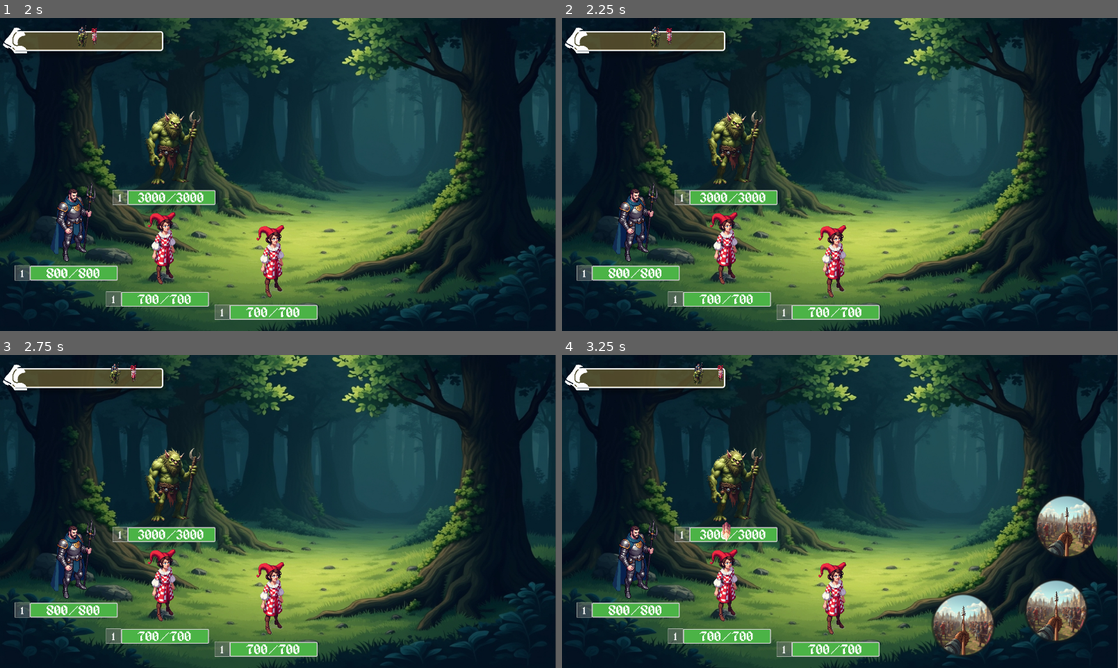
Above: before the commit, frames 1-4 (two rows, left to right).
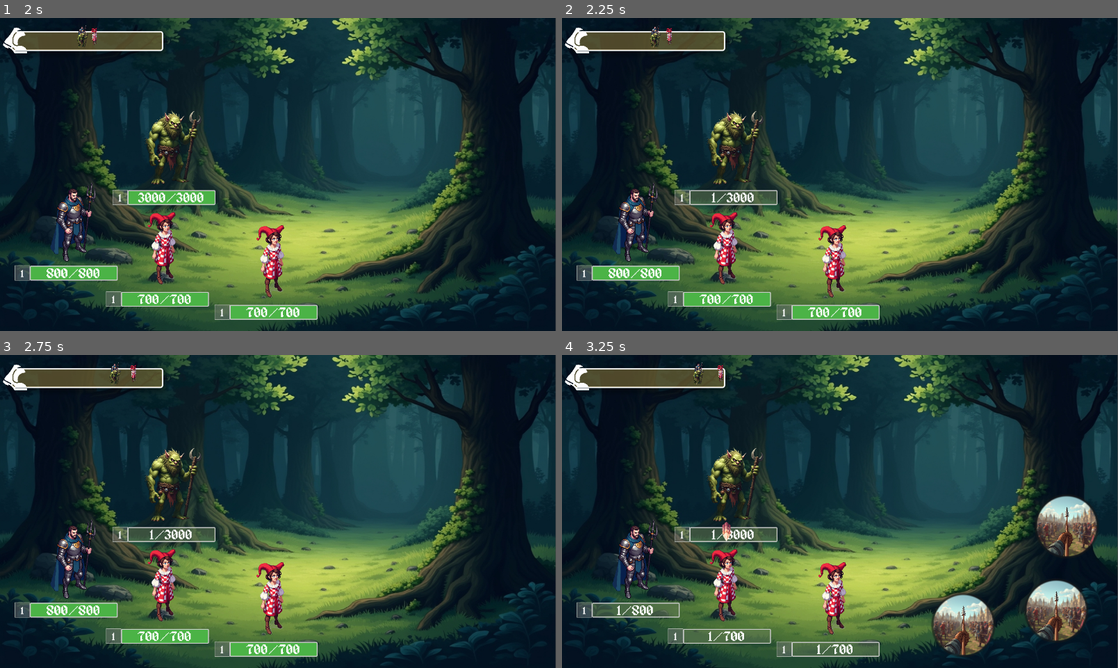
Above: after the commit, the same moments.

Repository: Pensho/Champ_Collector_2
Game: Godot game, scene res://Scenes/main.tscn
The game is run twice, just before and just after one commit, with the same random seed, the same clock (stepped at 60 frames per second) and the same inputs.
Inputs (mouse positions are in pixels of both pictures, inside the frame that each line leads up to):
- Up to frame 1 (2 s): click "Start Game" at 0.5 s; click (72, 221) at 1.27 s
- Up to frame 2 (2.25 s): tap Enter at 2 s; hold M from 2.03 s (still down)
- Up to frame 3 (2.75 s): keep holding M
- Up to frame 4 (3.25 s): release M at 2.78 s; hold A from 2.78 s (still down); tap M at 2.85 s

Frame 1 is identical in both runs. In frame 2, 0.6% of the frame differs, in the area x 23-39%, y 55-60%; in frame 3, 0.6%; in frame 4, 2.5%, in the area x 5-57%, y 55-97%.

Commit message:
Added battle over transition #20
Added new Battle over loss backgrounds.
Created a transition to move to a battle over scene.
Added cheats to the battle scene.

Diff:
--- a/Scenes/Context_Scenes/Context_Battle_Scene.tscn
+++ /dev/null
@@ -1,6 +0,0 @@
-[gd_scene load_steps=2 format=3 uid="uid://cpynxe7835lvp"]
-
-[ext_resource type="Script" uid="uid://c4yuwnarkyd4n" path="res://Scripts/Worldview/Context_Container.gd" id="1_j26rl"]
-
-[node name="ContextBattleScene" type="Node2D"]
-script = ExtResource("1_j26rl")
--- a/Scenes/Context_Scenes/Context_Menu_Scene.tscn
+++ /dev/null
@@ -1,3 +0,0 @@
-[gd_scene format=3 uid="uid://h63dr600behv"]
-
-[node name="ContextMenuScene" type="Node2D"]
--- a/Scenes/ui/Battle_Over.tscn
+++ b/Scenes/ui/Battle_Over.tscn
@@ -11,8 +11,8 @@
 offset_bottom = 720.0
 script = ExtResource("1_admv5")
 
-[node name="TextureRect" type="TextureRect" parent="."]
-layout_mode = 0
+[node name="TextureRect_Background" type="TextureRect" parent="."]
+layout_mode = 2
 offset_right = 1280.0
 offset_bottom = 720.0
 texture = ExtResource("2_qbyvt")
@@ -50,17 +50,29 @@
 size_flags_vertical = 10
 theme_override_constants/separation = 32
 
-[node name="Button" type="Button" parent="MarginContainer/VBoxContainer/HBoxContainer"]
+[node name="Button_Replay" type="Button" parent="MarginContainer/VBoxContainer/HBoxContainer"]
 layout_mode = 2
+focus_neighbor_left = NodePath("../Button_End")
+focus_neighbor_right = NodePath("../Button_Edit_Team")
+focus_next = NodePath("../Button_Edit_Team")
+focus_previous = NodePath("../Button_End")
 theme = ExtResource("1_euu8f")
 text = "Replay"
 
-[node name="Button2" type="Button" parent="MarginContainer/VBoxContainer/HBoxContainer"]
+[node name="Button_Edit_Team" type="Button" parent="MarginContainer/VBoxContainer/HBoxContainer"]
 layout_mode = 2
+focus_neighbor_left = NodePath("../Button_Replay")
+focus_neighbor_right = NodePath("../Button_End")
+focus_next = NodePath("../Button_End")
+focus_previous = NodePath("../Button_Replay")
 theme = ExtResource("1_euu8f")
 text = "Edit team"
 
-[node name="Button3" type="Button" parent="MarginContainer/VBoxContainer/HBoxContainer"]
+[node name="Button_End" type="Button" parent="MarginContainer/VBoxContainer/HBoxContainer"]
 layout_mode = 2
+focus_neighbor_left = NodePath("../Button_Edit_Team")
+focus_neighbor_right = NodePath("../Button_Replay")
+focus_next = NodePath("../Button_Replay")
+focus_previous = NodePath("../Button_Edit_Team")
 theme = ExtResource("1_euu8f")
 text = "End"
--- a/Scripts/UI/battle_over.gd
+++ b/Scripts/UI/battle_over.gd
@@ -1,10 +1,20 @@
 extends Control
 
 @onready var _h_box_container: HBoxContainer = $MarginContainer/VBoxContainer/HBoxContainer
-
+@onready var _heading: Label = $MarginContainer/VBoxContainer/Label
+@onready var _texture_rect_background: TextureRect = $TextureRect_Background
 
 func _ready() -> void:
 	focus_button()
+
+func Init(p_context_container: ContextContainer) -> void:
+	if(p_context_container._util_text == "Loss"):
+		_texture_rect_background.texture = load("res://Assets/Champ Collector/UI/Loss_Screen/Loss_1.png")
+		_texture_rect_background.size.x = 1280
+		_texture_rect_background.size.y = 720
+		_heading.text = "Lost"
+	elif(p_context_container._util_text == "Victory"):
+		pass
 
 func focus_button() -> void:
 	if _h_box_container:
--- a/Scripts/Worldview/Context_Container.gd
+++ b/Scripts/Worldview/Context_Container.gd
@@ -5,5 +5,6 @@
 var _scene: String
 var _static_context: Static_Context
 var _player_battle_characters: Array[Character]
+var _util_text: String
 
 @warning_ignore_restore("unused_private_class_variable")
--- a/Scripts/battle.gd
+++ b/Scripts/battle.gd
@@ -17,6 +17,12 @@
 var _characterIDs_turn: int = -1
 var _selected_skill_ID: int = 0
 var _initialized: bool = false
+
+enum BattleState
+{
+	Player_Won,
+	Monsters_Won,
+}
 
 func Init(p_context: ContextContainer) -> void:
 	print("Entering a battle scene.")
@@ -49,6 +55,17 @@
 	if(_initialized):
 		for i in _characters.keys():
 			Update(p_delta, i)
+
+	if(Input.is_key_pressed(KEY_A)):
+		for i in _characters.keys():
+			if (PLAYER_IDS.has(i)):
+				_characters[i]._currentHealth = 1
+				UpdateLifeBar(i)
+	elif(Input.is_key_pressed(KEY_M)):
+		for i in _characters.keys():
+			if (MONSTER_IDS.has(i)):
+				_characters[i]._currentHealth = 1
+				UpdateLifeBar(i)
 
 func ConstrictTurnLocation(p_characterID: int) -> void:
 	if(_battle_ui._char_turns[p_characterID].position.x + _battle_ui._char_turns[p_characterID].get_rect().size.x > TURN_POS_X_THRESHOLD):
@@ -77,9 +94,7 @@
 				if(target_IDs.size() > 0):
 					ResolveSkill(_characterIDs_turn, target_IDs, _selected_skill_ID)
 					if(IsTheBattleOver()):
-						var context_container: ContextContainer = ContextContainer.new()
-						context_container._scene = "res://Scenes/ui/MainMenu.tscn"
-						main.change_scene(context_container)
+						EndBattle(BattleState.Monsters_Won)
 					_battle_ui._char_turns[_characterIDs_turn].position -= Vector2(TURN_POS_X_THRESHOLD - _battle_ui._char_turns[_characterIDs_turn].get_rect().size.x, 0)
 					_characterIDs_turn = NO_CHARACTERS_TURN
 					_turn_indicator.hide()
@@ -191,31 +206,35 @@
 		ConstrictTurnLocation(target_ID)
 
 func IsTheBattleOver() -> bool:
-	var player_defeated: bool = true
-	var computer_defeated: bool = true
+	var player_alive: bool = false
+	var monsters_alive: bool = false
 	for character_ID in MONSTER_IDS:
 		if(_characters.has(character_ID)):
 			if(_characters[character_ID]._currentHealth > 0):
-				computer_defeated = false
-				break
+				monsters_alive = true
 	for character_ID in PLAYER_IDS:
 		if(_characters.has(character_ID)):
 			if(_characters[character_ID]._currentHealth > 0):
-				player_defeated = false
-				break
-
-	#print("Is battle over? ", player_defeated or computer_defeated)
-	return player_defeated or computer_defeated
+				player_alive = true
+
+	return (not player_alive or not monsters_alive)
+
+func EndBattle(p_winner) -> void:
+	var context_container: ContextContainer = ContextContainer.new()
+	context_container._scene = "res://Scenes/ui/Battle_Over.tscn"
+	if(p_winner == BattleState.Monsters_Won):
+		context_container._util_text = "Loss"
+	elif(p_winner == BattleState.Player_Won):
+		context_container._util_text = "Victory"
+	main.change_scene(context_container)
 
 func _on_character_battle_target_selected(p_target_ID: int) -> void:
 	if(PLAYER_IDS.has(_characterIDs_turn)):
 		var target_IDs: Array[int] = FindSkillTargets(p_target_ID, _characterIDs_turn)
 		if(target_IDs.size() > 0):
 			ResolveSkill(_characterIDs_turn, target_IDs, _selected_skill_ID)
-			if(IsTheBattleOver()):
-				var context_container: ContextContainer = ContextContainer.new()
-				context_container._scene = "res://Scenes/ui/MainMenu.tscn"
-				main.change_scene(context_container)
+			if (IsTheBattleOver()):
+				EndBattle(BattleState.Player_Won)
 			_battle_ui._skill_button_1.hide()
 			_battle_ui._skill_button_2.hide()
 			_battle_ui._skill_button_3.hide()
Binary file added: Assets/Champ Collector/UI/Loss_Screen/Loss_1.png
Not shown, added: Assets/Champ Collector/UI/Loss_Screen/Loss_1.png.import
Binary file added: Assets/Champ Collector/UI/Loss_Screen/Loss_2.jpg
Not shown, added: Assets/Champ Collector/UI/Loss_Screen/Loss_2.jpg.import
